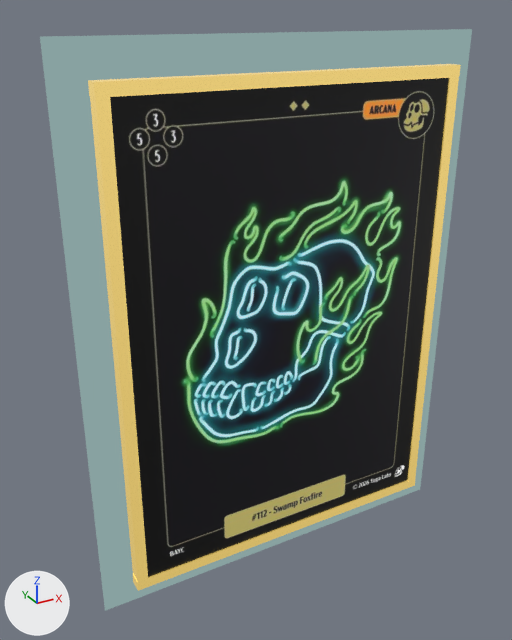
An edit to the glTF model gc_112.glb, drawn before and after from the same camera.
Camera for both pictures: a 50 mm camera at (-0.727, -1.166, 0.63) aimed at (-0.058, 0.05, 0.022). The lights are fixed; the arrows at lower left show +X, +Y and +Z. The first picture is the older version. Vertices at exactly the same position are counted once.

The scene before the commit, as lines of its bpy script (objects in view):
```python
me_spire = bpy.data.meshes.new('spire')
me_spire.from_pydata(...)  # 44 vertices, 54 faces; spans x -0.45..0.45, y -0.015..0.03, z -0.59..0.59
# faces by material slot: [2, 2, 48, 2]
me_spire.materials.append(mat_front)
me_spire.materials.append(mat_back)
me_spire.materials.append(mat_rim)  # yellow #ffe7a0, glowing yellow #bca050
me_spire.materials.append(mat_glow)
ob_spire = bpy.data.objects.new('spire', me_spire)
ob_spire.location = (0.0, 0.0, 0.0)
```
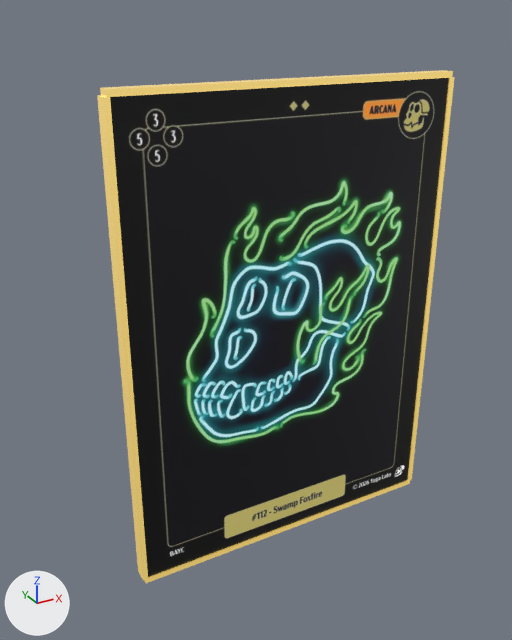
Pixel boxes [x1, y1, x2, y2] of what changed, in the pictures (512 x 640 px; the box of a moved part takes in the faces that stretch with it):
'spire', reshaped (17% narrower, 12% shorter): before [40, 29, 472, 611]; after [97, 70, 455, 583]
part 1 of me_spire, deleted (cyan): before [40, 29, 472, 611]
part 2 of me_spire, moved or reshaped: before [88, 77, 459, 590]; after [97, 77, 455, 583]
part 3 of me_spire, surface changed: before [88, 64, 461, 591]; after [103, 70, 453, 583]

The change, as a diff of the scene's bpy script:
```diff
--- a/gc_112.glb.py
+++ b/gc_112.glb.py
@@ me_spire @@
 # used by ob_spire; location = (0.0, 0.0, 0.0)
-me_spire.from_pydata(...)  # 44 vertices, 54 faces; spans x -0.45..0.45, y -0.015..0.03, z -0.59..0.59
+me_spire.from_pydata(...)  # 40 vertices, 52 faces; spans x -0.372..0.372, y -0.015..0.015, z -0.512..0.512
+# me_spire part 1: the loose piece of 4 vertices spanning x -0.45..0.45, y 0.03, z -0.59..0.59 is deleted
+# me_spire part 2
+# 4 vertices in x -0.385, y -0.015..0.015, z -0.5..0.5 move by (0.019, 0.0, 0.0)
+# 4 vertices in x 0.385, y -0.015..0.015, z -0.5..0.5 move by (-0.019, 0.0, 0.0)
+# 4 vertices in x 0.384, y -0.015..0.015, z -0.5..0.5 move by (-0.012, 0.0, 0.0)
+# 4 vertices in x -0.384, y -0.015..0.015, z -0.5..0.5 move by (0.012, 0.0, 0.0)
+# 8 vertices move from x -0.385..0.385, y -0.015..0.015, z -0.524..0.524 to x -0.366..0.366, y -0.015..0.015, z -0.512..0.512
+# me_spire part 3: 16 kept faces spanning x -0.366..0.366, y -0.015..0.015, z -0.512..0.512 get new texture (UV) coordinates
 me_spire.materials.append(mat_front)
@@ me_spire @@
 me_spire.materials.append(mat_rim)
-me_spire.materials.append(mat_glow)
```
